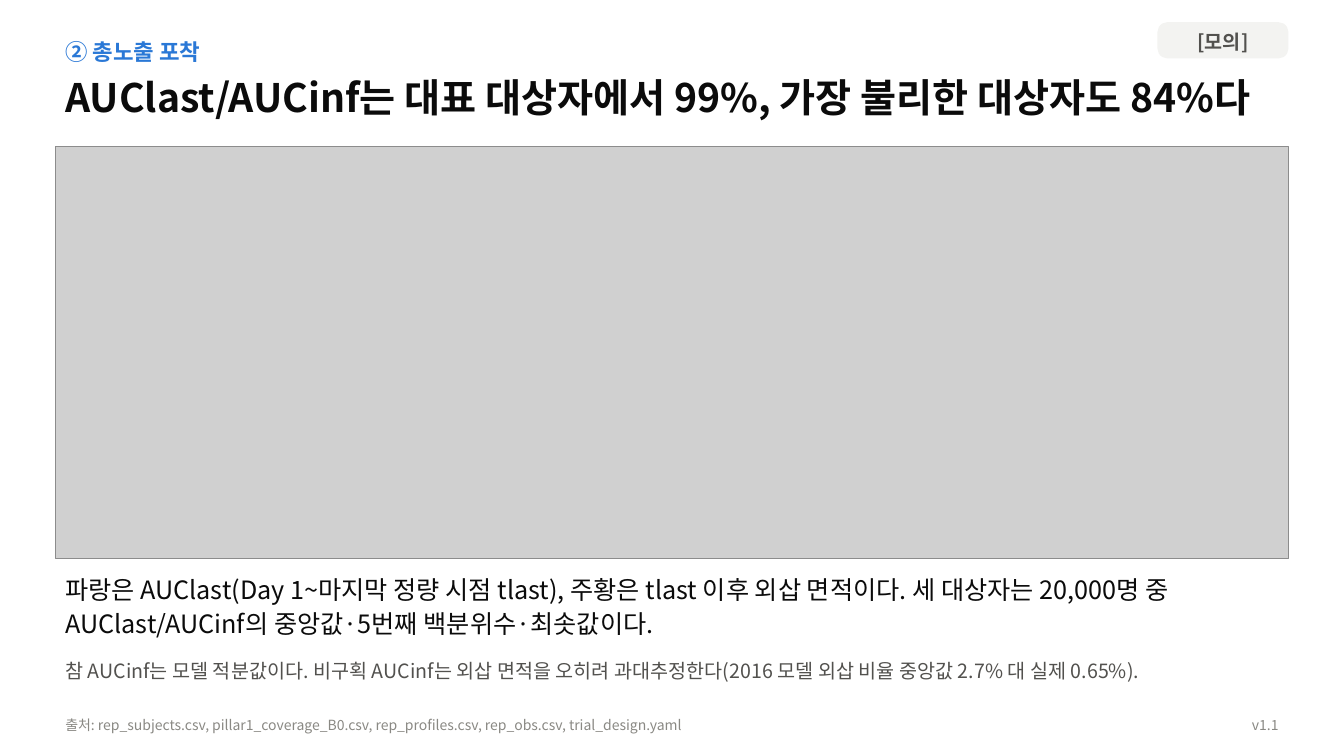
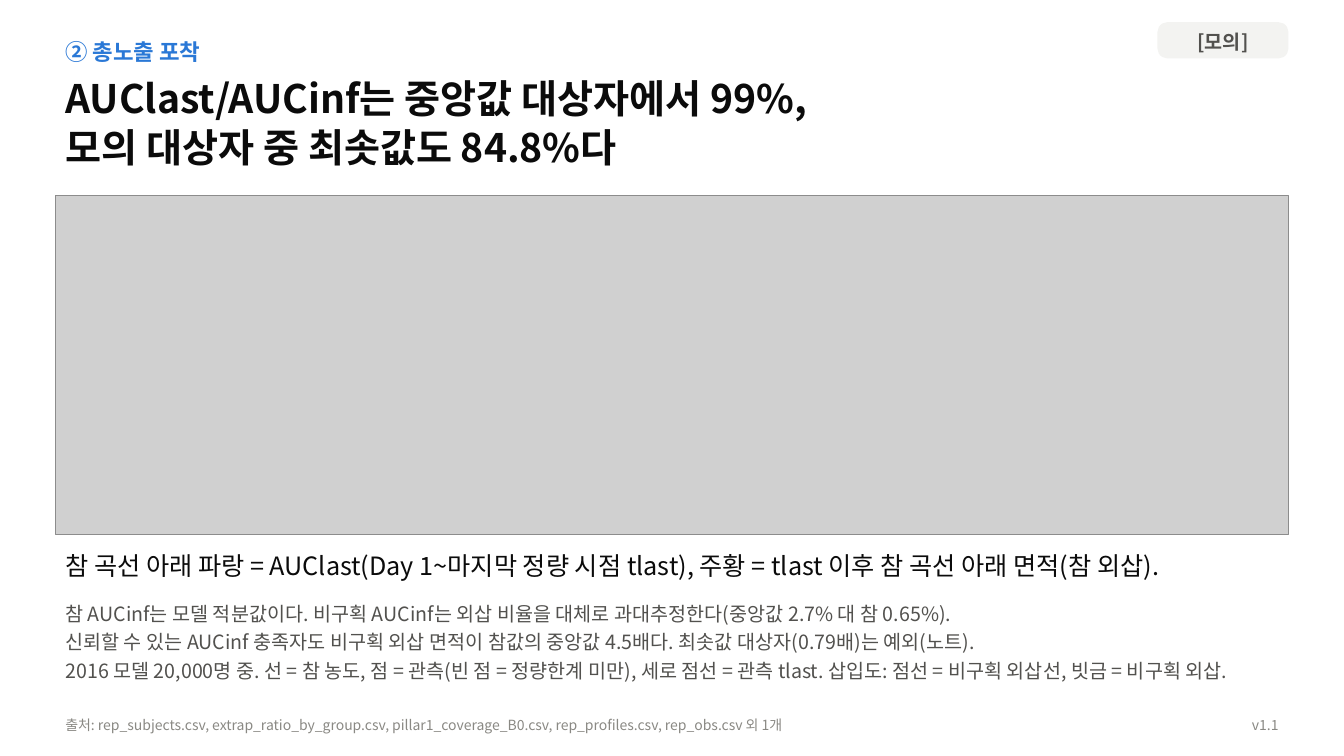
Before and after one commit to DHKQSP/dupilumab-sim, a slide deck: slide 7 of reports/deck/dupilumab_AUCinf_core_deck_v1.1.pptx. Drawn at 1344x756 pixels with LibreOffice and Linux fonts; fonts in the diff are those of the drawing; grey boxes stand for pictures. Boxes give left, top, right and bottom in pixels: in the first picture for what was removed or moved away, otherwise in the second. Text is boxed around its words. In the diff, an @@ line names an element or a change of style, - is before the commit and + after.

```diff
--- a/reports/deck/dupilumab_AUCinf_core_deck_v1.1.pptx
+++ b/reports/deck/dupilumab_AUCinf_core_deck_v1.1.pptx
@@ text at [65,80,807,166]: text changed @@
-AUClast/AUCinf는 대표 대상자에서 99%, 가장 불리한 대상자도 84%다
+AUClast/AUCinf는 중앙값 대상자에서 99%,
+모의 대상자 중 최솟값도 84.8%다
@@ picture: place and size @@
-picture at [55,146,1289,559]
+picture at [55,196,1289,534]
@@ text at [65,554,1159,581]: text changed @@
-파랑은 AUClast(Day 1~마지막 정량 시점 tlast), 주황은 tlast 이후 외삽 면적이다. 세 대상자는 20,000명 중 AUClast/AUCinf의 중앙값·5번째 백분위수·최솟값이다.
+참 곡선 아래 파랑 = AUClast(Day 1~마지막 정량 시점 tlast), 주황 = tlast 이후 참 곡선 아래 면적(참 외삽).
@@ text at [65,604,1228,682]: text changed @@
-참 AUCinf는 모델 적분값이다. 비구획 AUCinf는 외삽 면적을 오히려 과대추정한다(2016 모델 외삽 비율 중앙값 2.7% 대 실제 0.65%).
+참 AUCinf는 모델 적분값이다. 비구획 AUCinf는 외삽 비율을 대체로 과대추정한다(중앙값 2.7% 대 참 0.65%).
+신뢰할 수 있는 AUCinf 충족자도 비구획 외삽 면적이 참값의 중앙값 4.5배다. 최솟값 대상자(0.79배)는 예외(노트).
+2016 모델 20,000명 중. 선 = 참 농도, 점 = 관측(빈 점 = 정량한계 미만), 세로 점선 = 관측 tlast. 삽입도: 점선 = 비구획 외삽선, 빗금 = 비구획 외삽.
@@ text at [65,718,783,734]: text changed @@
-출처: rep_subjects.csv, pillar1_coverage_B0.csv, rep_profiles.csv, rep_obs.csv, trial_design.yaml
+출처: rep_subjects.csv, extrap_ratio_by_group.csv, pillar1_coverage_B0.csv, rep_profiles.csv, rep_obs.csv 외 1개
```
Also in this commit, not shown: 25 other slides changed, 14 other files.
